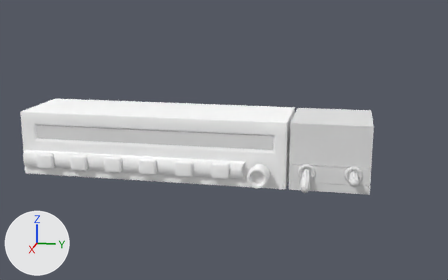
A saved change to the Blender file dev/STEC-55X.blend.
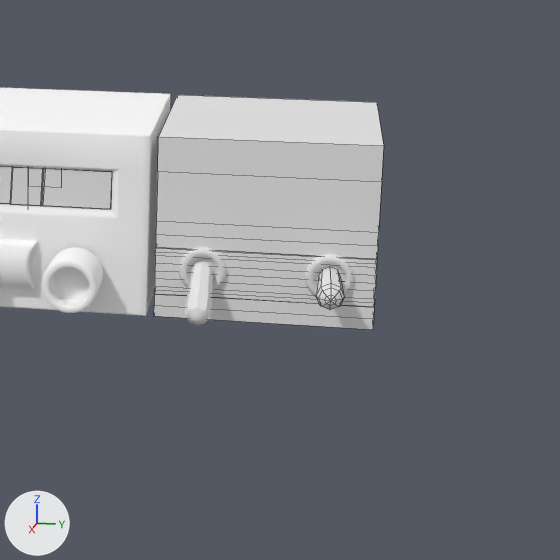
Old and new are each drawn whole from a camera (50 mm lens) standing at (0.334, 0.11, 0.09) and looking at (-0.01, 0.041, 0.004) and again close up on the part from 52% to 98% of the width and 26% to 100% of the height. Arrows for +X, +Y and +Z are at lower left; the lights stay in place. The close-ups show mesh edges as thin lines.

Objects in the first close-up: 'Knob', 'S-TEC55X', 'autopilot-base', 'autopilot-switch', 'autopilot-switch-base', 'autopilot-trim-switch', 'glass'.
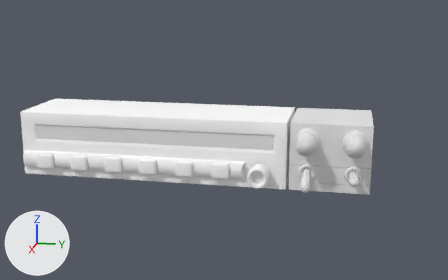
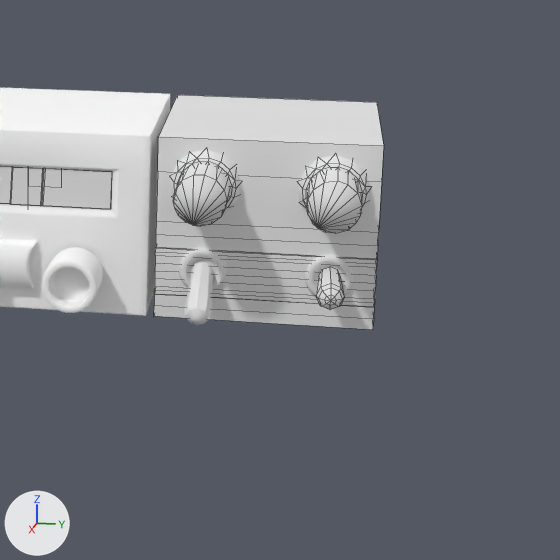
Boxes (x1, y1, x2, y2) around the edits, measured in the close-ups (560 x 560 px):
```json
{"object": "electrim-breaker", "change": "added", "after": [307, 169, 362, 233]}
{"object": "autopilot-breaker", "change": "added", "after": [173, 163, 230, 226]}
{"object": "breakers-base", "change": "added", "after": [170, 150, 371, 213]}
```

The change, as JSON lines over the scene's bpy script:
```json
{"op": "add", "block": "me_breakers_mesh_008", "code": ["me_breakers_mesh_008 = bpy.data.meshes.new('breakers.mesh.008')", "me_breakers_mesh_008.from_pydata(...)  # 1298 vertices, 164 faces; spans x -0.002..0.001, y -0.007..0.033, z -0.131..0.061", "me_breakers_mesh_008.polygons.foreach_set('use_smooth', [True] * 164)", "me_breakers_mesh_008.materials.append(mat_material)  # its picture is missing"]}
{"op": "add", "block": "me_turn_coordinator_breaker_mesh", "code": ["me_turn_coordinator_breaker_mesh = bpy.data.meshes.new('turn-coordinator_breaker.mesh')", "me_turn_coordinator_breaker_mesh.from_pydata(...)  # 33 vertices, 37 faces; spans x -0.0074..0.0079, y -0.0049..0.0054, z -0.0052..0.0051", "me_turn_coordinator_breaker_mesh.polygons.foreach_set('use_smooth', [True] * 37)", "me_turn_coordinator_breaker_mesh.materials.append(mat_material)  # its picture is missing"]}
{"op": "add", "block": "me_turn_coordinator_breaker_mesh_001", "code": ["me_turn_coordinator_breaker_mesh_001 = bpy.data.meshes.new('turn-coordinator_breaker.mesh.001')", "me_turn_coordinator_breaker_mesh_001.from_pydata(...)  # 33 vertices, 37 faces; spans x -0.0074..0.0079, y -0.0049..0.0054, z -0.0052..0.0051", "me_turn_coordinator_breaker_mesh_001.polygons.foreach_set('use_smooth', [True] * 37)", "me_turn_coordinator_breaker_mesh_001.materials.append(mat_material)  # its picture is missing"]}
{"op": "add", "block": "ob_breakers_base", "code": ["ob_breakers_base = bpy.data.objects.new('breakers-base', me_breakers_mesh_008)", "ob_breakers_base.location = (0.0057, 0.0214, 0.0093)", "ob_breakers_base.rotation_euler = (1.571, 0.0, 0.0)  # degrees (90, 0, 0)", "ob_breakers_base.show_transparent = True"]}
{"op": "add", "block": "ob_autopilot_breaker", "code": ["ob_autopilot_breaker = bpy.data.objects.new('autopilot-breaker', me_turn_coordinator_breaker_mesh)", "ob_autopilot_breaker.location = (0.0092, 0.0901, 0.0091)", "ob_autopilot_breaker.rotation_euler = (1.913, -0.00437, -0.0027)  # degrees (110, -0.3, -0.2)", "ob_autopilot_breaker.show_transparent = True"]}
{"op": "add", "block": "ob_electrim_breaker", "code": ["ob_electrim_breaker = bpy.data.objects.new('electrim-breaker', me_turn_coordinator_breaker_mesh_001)", "ob_electrim_breaker.location = (0.0092, 0.1154, 0.0091)", "ob_electrim_breaker.rotation_euler = (1.571, 0.0, 0.0)  # degrees (90, 0, 0)", "ob_electrim_breaker.show_transparent = True"]}
```
